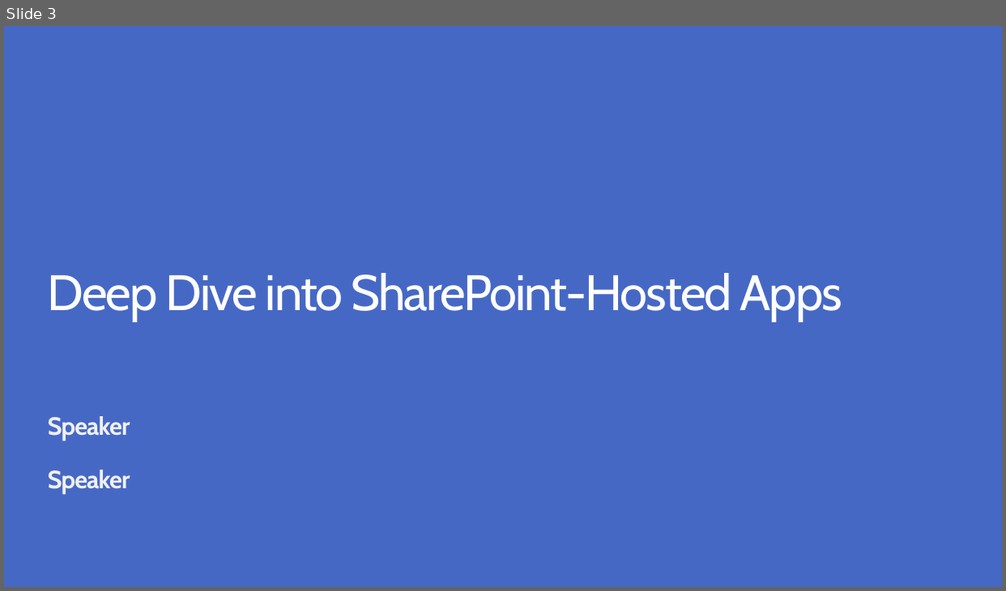
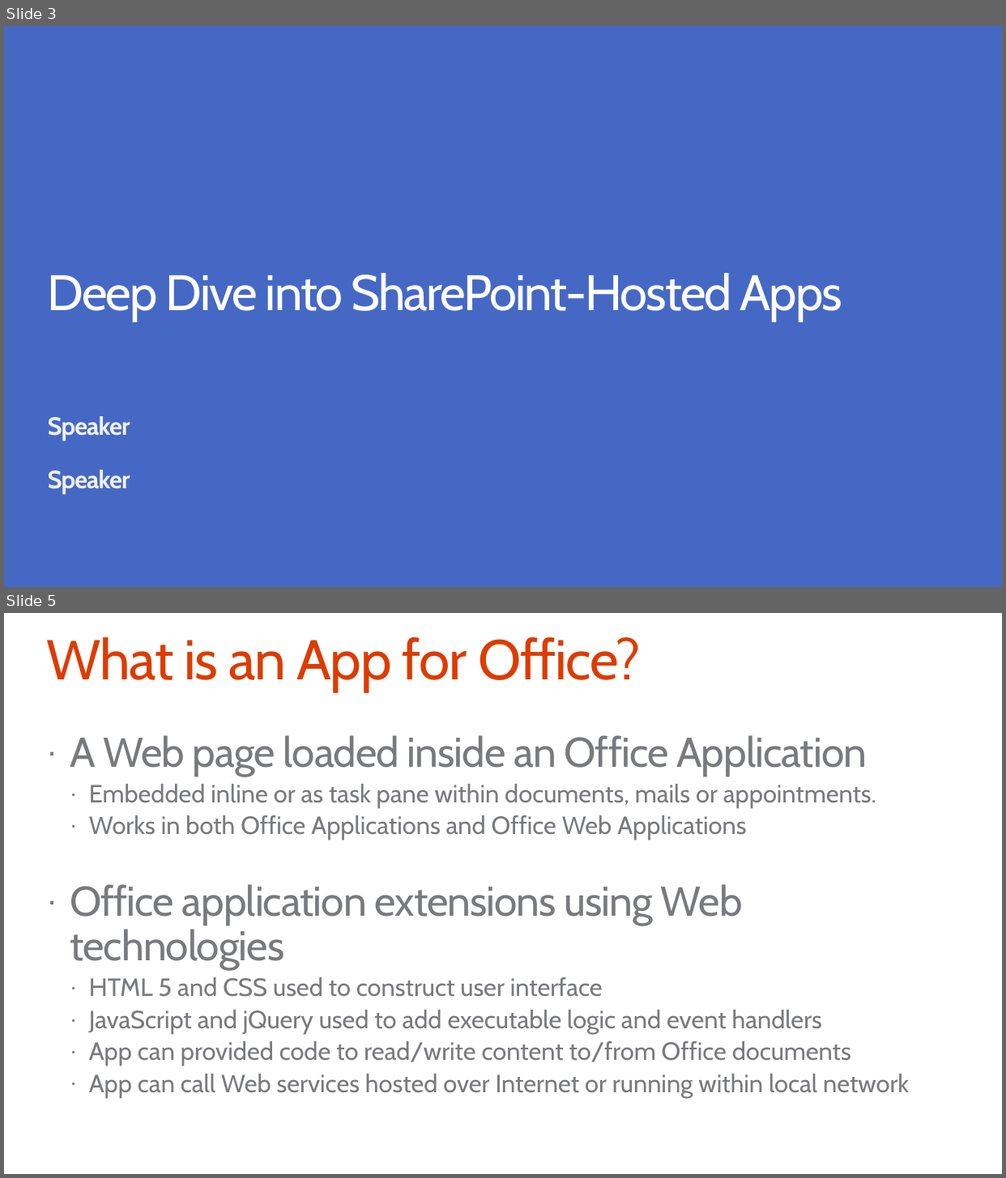
Before and after one commit to OfficeDev/TrainingContent, a slide deck: O3652-4 Deep Dive Apps for Office in Excel/O3652-4 Deep Dive into Apps for Office in Excel.pptx. Shown one above the other, each under a label of ours: slide 3 before the commit, slides 3 and 5 after it; the slides between them are not shown. The pictures are 1006x591 and 1006x1178 pixels, drawn with LibreOffice and Linux fonts; fonts in the diff are those of the drawing; background and template pictures are left out. Boxes give left, top, right and bottom in pixels: in the first picture for what was removed or moved away, otherwise in the second. Text is boxed around its words. In the diff, an @@ line names an element or a change of style, - is before the commit and + after.

```diff
--- a/O3652-4 Deep Dive Apps for Office in Excel/O3652-4 Deep Dive into Apps for Office in Excel.pptx
+++ b/O3652-4 Deep Dive Apps for Office in Excel/O3652-4 Deep Dive into Apps for Office in Excel.pptx
@@ slide 5 added at (x1=4, y1=613, x2=1002, y2=1174), background #FFFFFF @@
@@ title added at (x1=46, y1=637, x2=641, y2=692), 54 pt, text #DC3C00 @@
+What is an App for Office?
@@ text added at (x1=70, y1=735, x2=909, y2=1097), 24 pt, text #797A7D @@
+· A Web page loaded inside an Office Application
+  · Embedded inline or as task pane within documents, mails or appointments.
+  · Works in both Office Applications and Office Web Applications
+· Office application extensions using Web technologies
+  · HTML 5 and CSS used to construct user interface
+  · JavaScript and jQuery used to add executable logic and event handlers
+  · App can provided code to read/write content to/from Office documents
+  · App can call Web services hosted over Internet or running within local network
```
Also in this commit, not shown: 8 slides changed, 18 other slides added, 22 slides removed, 1 other file.
